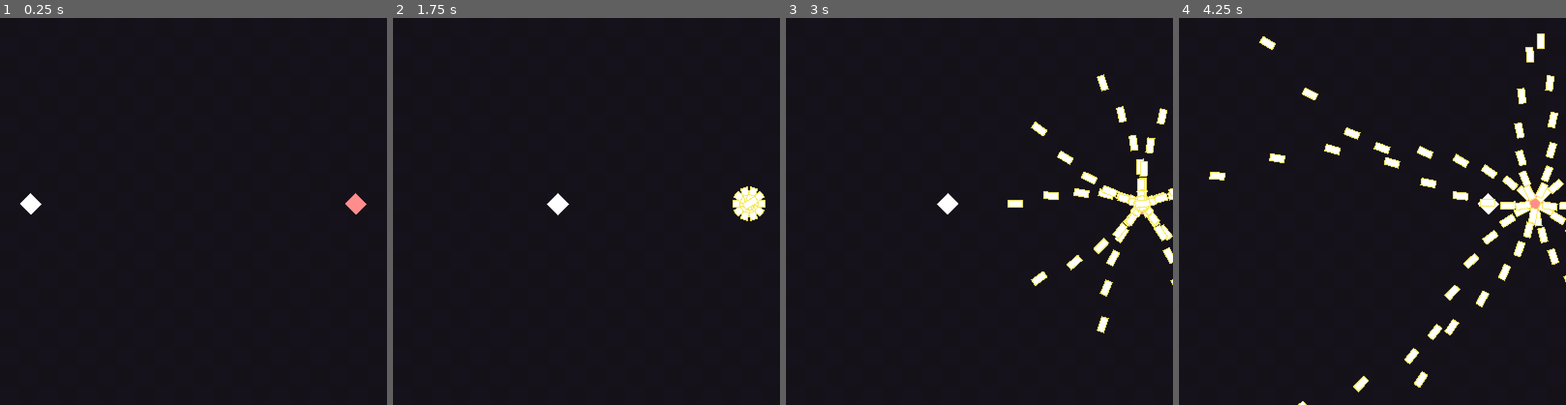
Above: before the commit, frames 1-4 (left to right).
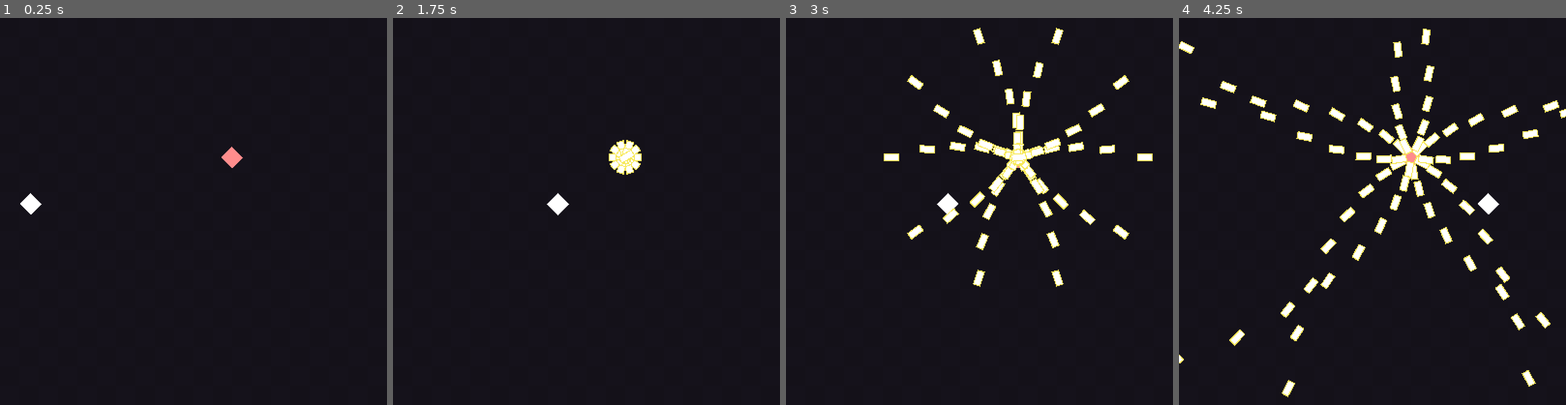
Above: after the commit, the same moments.

Repository: RetroDead/custom-libraries
Game: Godot game, scene res://scenes/non_library/bullet_hell_test.tscn
Same seed, same stepped clock (60 frames per second), same inputs: the game is played once before the commit and once after it.
Inputs:
- Up to frame 1 (0.25 s): no input
- Up to frame 2 (1.75 s): tap Enter at 0.5 s; hold Shift (key_focus) 0.53-1.28 s; hold D (key_right) from 0.53 s (still down); tap Space (key_jump) at 0.77, 1.52 s; tap Shift (key_focus) at 1.35 s
- Up to frame 3 (3 s): release D (key_right) at 2.03 s; hold A (key_left) 2.03-2.78 s; hold Shift (key_focus) 2.03-2.78 s; hold D (key_right) from 2.78 s (still down); tap Shift (key_focus) at 2.85 s
- Up to frame 4 (4.25 s): keep holding D (key_right); tap Space (key_jump) at 3.02, 3.77 s; hold Shift (key_focus) from 3.53 s (still down)

The runs differ from the first frame. In frame 1, 0.3% of the frame differs, in the area x 57-95%, y 33-51%; in frame 2, 1.1%; in frame 3, 6.3%; in frame 4, 8.9%, in the area x 0-100%, y 2-100%.

Commit message:
Added more bullet hell features. cleaned up variable naming
Added a template for bullet hell enemy ai. pretty easy to work with
made sure all variables were named correctly
added a small style guide. isnt finished ( will likely never be finished ), but its there

Diff:
--- a/libraries/ChirpLib/ChirpLibCore.gd
+++ b/libraries/ChirpLib/ChirpLibCore.gd
@@ -83,16 +83,16 @@
 # RETURNS where in playback the music player was when paused
 func pause_music(music_player_index : int) -> float:
 	if music_player_index == NONEXISTING_PLAYER: return 0.0
-	var music_player = _get_music_player(music_player_index)
-	music_player._set_playing(false)
-	return music_player.get_playback_position()
+	var _music_player = _get_music_player(music_player_index)
+	_music_player._set_playing(false)
+	return _music_player.get_playback_position()
 
 # resumes a given music player from the _music_players array given where to resume playback
 func resume_music(music_player_index : int,playback_pos : float) -> void:
 	if music_player_index == NONEXISTING_PLAYER: return
-	var music_player = _get_music_player(music_player_index)
-	music_player._set_playing(true)
-	music_player.seek(playback_pos)
+	var _music_player = _get_music_player(music_player_index)
+	_music_player._set_playing(true)
+	_music_player.seek(playback_pos)
 
 # gets a music player from the _music_players array given an index
 func _get_music_player(music_player_index : int) -> AudioStreamPlayer:
--- a/libraries/GearLib/GearLibTransition/GearLibTransition.gd
+++ b/libraries/GearLib/GearLibTransition/GearLibTransition.gd
@@ -8,26 +8,26 @@
 signal transition_finished
 
 func change_scene(target_scene : String) -> void:
-	var transition_animation = $transition_animation
+	var _transition_animation = $transition_animation
 
 	if is_transitioning: return
 
 	_DEBUG_TRANS_COUNT += 1
 
 	is_transitioning = true
-	transition_animation.play("fade to black")
+	_transition_animation.play("fade to black")
 
-	yield(transition_animation,"animation_finished")
+	yield(_transition_animation,"animation_finished")
 
 	get_tree().change_scene(target_scene)
 	emit_signal("transition_finished")
 
-	transition_animation.play("fade to clear")
-	yield(transition_animation,"animation_finished")
+	_transition_animation.play("fade to clear")
+	yield(_transition_animation,"animation_finished")
 	is_transitioning = false
 
 func fade_and_exit_program() -> void:
-	var transition_animation = $transition_animation
-	transition_animation.play("fade to black")
-	yield(transition_animation,"animation_finished")
+	var _transition_animation = $transition_animation
+	_transition_animation.play("fade to black")
+	yield(_transition_animation,"animation_finished")
 	get_tree().quit()
--- a/libraries/GearLib/GearLibUtilScripts/GearRNG.gd
+++ b/libraries/GearLib/GearLibUtilScripts/GearRNG.gd
@@ -21,15 +21,15 @@
 
 # allows for the use of multiple rng objects
 func add_rng_object() -> int:
-	var rng = RandomNumberGenerator.new()
-	_rng_set.append(rng)
-	return _rng_set.find(rng)
+	var _rng = RandomNumberGenerator.new()
+	_rng_set.append(_rng)
+	return _rng_set.find(_rng)
 
 # removes an rng object by its index
 func remove_rng_object(rng_index : int = 0) -> void:
 	if rng_index == 0: return # dont allow _rng to be deleted
-	var obj = _get_rng_object(rng_index)
-	if obj == null or not is_instance_valid(obj): return # no object here
+	var _obj = _get_rng_object(rng_index)
+	if _obj == null or not is_instance_valid(_obj): return # no object here
 	_set_rng_null_set_by_index(rng_index)
 
 # sets the seed to a new values
@@ -54,10 +54,10 @@
 	if rng_index == 0: return true
 	if (_rng_set.size() - 1) < rng_index: return false
 
-	var obj = _rng_set[rng_index]
-	print(_rng_set)
-	print("obj = "+str(obj))
-	if obj == null or not is_instance_valid(obj): return false
+	var _obj = _rng_set[rng_index]
+#	print(_rng_set)
+#	print("obj = "+str(_obj))
+	if _obj == null or not is_instance_valid(_obj): return false
 	return true
 
 # sets the value at rng_index to null
--- a/libraries/HeartLib/HeartLibCharacter/CharacterBase.gd
+++ b/libraries/HeartLib/HeartLibCharacter/CharacterBase.gd
@@ -35,16 +35,16 @@
 # A little lazy, but i dont want to over complicate this tbh, just needs to be fairly general purpose.
 
 func get_health_component() -> HeartLibHealthComponent:
-	var hc : HeartLibHealthComponent = get_node("HealthComponent")
-	return hc
+	var _hc : HeartLibHealthComponent = get_node("HealthComponent")
+	return _hc
 
 func get_team_component() -> HeartLibTeamComponent:
-	var tc : HeartLibTeamComponent = get_node("TeamComponent")
-	return tc
+	var _tc : HeartLibTeamComponent = get_node("TeamComponent")
+	return _tc
 
 func get_destruction_component() -> HeartLibDestructionComponent:
-	var dc : HeartLibDestructionComponent = get_node("DestructionComponent")
-	return dc
+	var _dc : HeartLibDestructionComponent = get_node("DestructionComponent")
+	return _dc
 
 # -------- private
 
--- a/libraries/HeartLib/HeartLibComponents/HealthComponent.gd
+++ b/libraries/HeartLib/HeartLibComponents/HealthComponent.gd
@@ -8,7 +8,7 @@
 signal health_at_zero
 
 func take_damage(damage : float) -> void:
-	print("damage taken: "+str(damage))
+#	print("damage taken: "+str(damage))
 	set_health(clamp(_health - damage,0,_health_max))
 	check_health()
 
--- /dev/null
+++ b/libraries/HeartLib/HeartLibObjects/BulletHellAiTemplate.gd
@@ -0,0 +1,59 @@
+extends Node
+
+"PELASE EXTEND THIS BEFORE USING."
+
+var _timer : Timer = Timer.new()
+var _is_in_attack : bool = false
+var _phase : int = 0
+
+var _attack_list : Array = ["_attack"]
+var _attack_index : int = 0
+
+func _ready() -> void:
+	add_child(_timer)
+	_timer.connect("timeout",self,"_pick_attack")
+	_timer.one_shot = false
+	_timer.start(1)
+	yield(VisualServer,"frame_post_draw")
+	_timer.emit_signal("timeout")
+
+# _pick_attack isnt REALLY virtual... but enemies with multiple attacks will need to reimplement it..
+
+func _pick_attack() -> void:
+	match _phase:
+		0:
+			_attack_list = ["_attack"]
+	call_deferred(_attack_list[_attack_index])
+	_increment_attack_index()
+
+func _increment_attack_index() -> void:
+	if _attack_index < _attack_list.size() - 1:
+		_attack_index += 1
+	else:
+		_attack_index = 0
+
+# _attack IS virtual. It is the default method called when no other attack is available.
+# TL;DR - make a virtual method called _attack() and program your attack inside
+
+func _attack() -> void:
+	return
+
+# -------- private
+
+func get_phase() -> int:
+	return _phase
+
+func set_phase(phase : int) -> void:
+	_phase = phase
+
+func get_attack_index() -> int:
+	return _attack_index
+
+func set_attack_index(attack_index : int) -> void:
+	_attack_index = attack_index
+
+func get_attack_list() -> Array:
+	return _attack_list
+
+func set_attack_list(attack_list : Array ) -> void:
+	_attack_list = attack_list
--- a/libraries/PearlLib/PearlLibSaveData.gd
+++ b/libraries/PearlLib/PearlLibSaveData.gd
@@ -42,5 +42,5 @@
 
 func load_save_data() -> void:
 	if ResourceLoader.exists(SAVE_PATH):
-		var loaded_data : PearlLibSaveData = ResourceLoader.load(SAVE_PATH)
-		_read_from_save_data(loaded_data)
+		var _loaded_data : PearlLibSaveData = ResourceLoader.load(SAVE_PATH)
+		_read_from_save_data(_loaded_data)
--- /dev/null
+++ b/libraries/StyleGuide.gd
@@ -0,0 +1,61 @@
+"""
+
+Just a little document to help maintain consistency within the codebase
+Just some rules I can try to follow when working on the Libraries
+
+So these only apply for actually writing library code, though I will probably still follow them
+
+======== NAMING VARIABLES
+
+Generally, variables are named in snake_case, and strongly styped
+so,
+	var foo : type = value
+	var foo_bar : type = type
+
+Constants follow the traditional naming convention, being typed in CAPITALIZED_SNAKE_CASE
+so,
+	const MY_CONSTANT : type = value
+
+Variable protection does not exist in Godot, but for the sake of consistensy, we can
+name our variables in such a way we can recognize when a variable is protected (i mean 'private' btw, not 'protected')
+
+private variables are typed with a leading underscore. same for constants
+so,
+	var _my_private_foo : type = value
+	const _MY_PRIVATE_CONST : type = value
+
+In addition to this, since we are pretending our variables are actually private, we also use setters
+and getters to use them. I actually only enforce this in the case of wanting extra functionallity
+when changing a variable, but i suppose it is good practice anyways
+
+HOWEVER - I dont like using Godot's built in setters / getters. I just make my own... Just preference.
+
+so,
+	var _my_private_foo : type = value
+
+
+	func set_my_private_foo(my_private_foo : type) -> void:
+		_my_private_foo = my_private_foo
+
+	func get_my_private_foo() -> type:
+		return _my_private_foo
+
+Variables inside of methods also have a leading underscore. Again, this is only for Libraries.
+
+======== NAMING METHODS
+
+Naming methods generally follows the same rules for variables
+
+Use snake_cake
+Private methods use snake_case with a leading underscore
+so,
+	func _my_private_method(parameter : type) -> type:
+		return type
+
+Non private methods are as such
+so,
+	func my_public_method(parameter : type) -> type:
+		return type
+
+========
+"""
--- a/libraries/_throwaway/ComponentLink.tscn
+++ b/libraries/_throwaway/ComponentLink.tscn
@@ -1,6 +1,7 @@
 [gd_scene load_steps=2 format=2]
 
-[ext_resource path="res://libraries/HeartLib/HeartLibComponents/HeartLibComponentLink.gd" type="Script" id=1]
+[ext_resource path="res://libraries/_throwaway/HeartLibComponentLink.gd" type="Script" id=1]
+
 
 [node name="ComponentLink" type="Node"]
 script = ExtResource( 1 )
--- a/libraries/HeartLib/HeartLibComponents/HeartLibComponentLink.gd
+++ b/libraries/_throwaway/HeartLibComponentLink.gd
@@ -1,5 +1,5 @@
 extends Node
-class_name HeartLibComponentLink
+class_name DEPRIACATED_HeartLibComponentLink
 
 "NOTE : '_use_auto_link_structure' requires the links parent be the component, and the components parent be the user"
 
--- a/project.godot
+++ b/project.godot
@@ -34,6 +34,11 @@
 "language": "GDScript",
 "path": "res://libraries/ChirpLib/ChirpRequest.gd"
 }, {
+"base": "Node",
+"class": "DEPRIACATED_HeartLibComponentLink",
+"language": "GDScript",
+"path": "res://libraries/_throwaway/HeartLibComponentLink.gd"
+}, {
 "base": "Resource",
 "class": "DEPRICATED_HeartLibLinkContainer",
 "language": "GDScript",
@@ -83,11 +88,6 @@
 "class": "HeartLibCharacterBase",
 "language": "GDScript",
 "path": "res://libraries/HeartLib/HeartLibCharacter/CharacterBase.gd"
-}, {
-"base": "Node",
-"class": "HeartLibComponentLink",
-"language": "GDScript",
-"path": "res://libraries/HeartLib/HeartLibComponents/HeartLibComponentLink.gd"
 }, {
 "base": "KinematicBody2D",
 "class": "HeartLibControllerOverhead",
@@ -145,6 +145,7 @@
 "ChirpLibMusicRequest": "",
 "ChirpLibSoundRequest": "",
 "ChirpRequest": "",
+"DEPRIACATED_HeartLibComponentLink": "",
 "DEPRICATED_HeartLibLinkContainer": "",
 "GearLibCore": "",
 "GearLibPause": "",
@@ -155,7 +156,6 @@
 "HeartLibBullet": "",
 "HeartLibBulletSpawner": "",
 "HeartLibCharacterBase": "",
-"HeartLibComponentLink": "",
 "HeartLibControllerOverhead": "",
 "HeartLibControllerPlatformer": "",
 "HeartLibCore": "",
--- a/scenes/non_library/bullet_hell_test.tscn
+++ b/scenes/non_library/bullet_hell_test.tscn
@@ -22,4 +22,4 @@
 _focus_speed = 100.0
 
 [node name="test_enemy_bullet_hell" parent="game" instance=ExtResource( 3 )]
-position = Vector2( 368, 192 )
+position = Vector2( 240, 144 )
--- a/scenes/non_library/enemy_ai.gd
+++ b/scenes/non_library/enemy_ai.gd
@@ -1,27 +1,21 @@
-extends Node
+extends "res://libraries/HeartLib/HeartLibObjects/BulletHellAiTemplate.gd"
 
-var _timer : Timer = Timer.new()
 onready var bullet_spawner : HeartLibBulletSpawner= $"../BulletSpawner"
 
-func _ready() -> void:
-	add_child(_timer)
-	_timer.connect("timeout",self,"_attack")
-	_timer.one_shot = false
-	_timer.start(10)
-	yield(VisualServer,"frame_post_draw")
-	_timer.emit_signal("timeout")
-#	_attack()
+func _attack() -> void:
+	if _is_in_attack: return
 
-func _attack() -> void:
+	_is_in_attack = true
+
 	var attack_times : int = 10
 	var alt = -1
 	var counter = 0
+
 	for k in 5:
 		yield(get_tree().create_timer(1,false),"timeout")
 		for j in 10:
 			yield(get_tree().create_timer(0.25,false),"timeout")
 			for i in attack_times:
-	#			yield(get_tree().create_timer(0.05,false),"timeout")
 				bullet_spawner.set_bullet_lifetime(10)
 				bullet_spawner.set_bullet_speed(0)
 				bullet_spawner.set_bullet_acceleration(90+ (1 * counter) * alt)
@@ -29,3 +23,20 @@
 				bullet_spawner.spawn_bullet()
 				alt *= -1
 			counter += 1
+
+	_is_in_attack = false
+#	if _is_in_attack: return
+#	var attack_times : int = 20
+#	_is_in_attack = true
+#	for j in 50:
+#		yield(get_tree().create_timer(0.1,false),"timeout")
+#		for i in attack_times:
+#			bullet_spawner.set_bullet_speed(10)
+#			bullet_spawner.set_bullet_acceleration(150)
+#			if i % 3 == 0:
+#				bullet_spawner.set_bullet_rotation((360/attack_times) * i + (10 * j))
+#			else:
+#				bullet_spawner.set_bullet_rotation((360/attack_times) * i + (10 * j) * -1)
+#			bullet_spawner.spawn_bullet()
+#
+#	_is_in_attack = false
